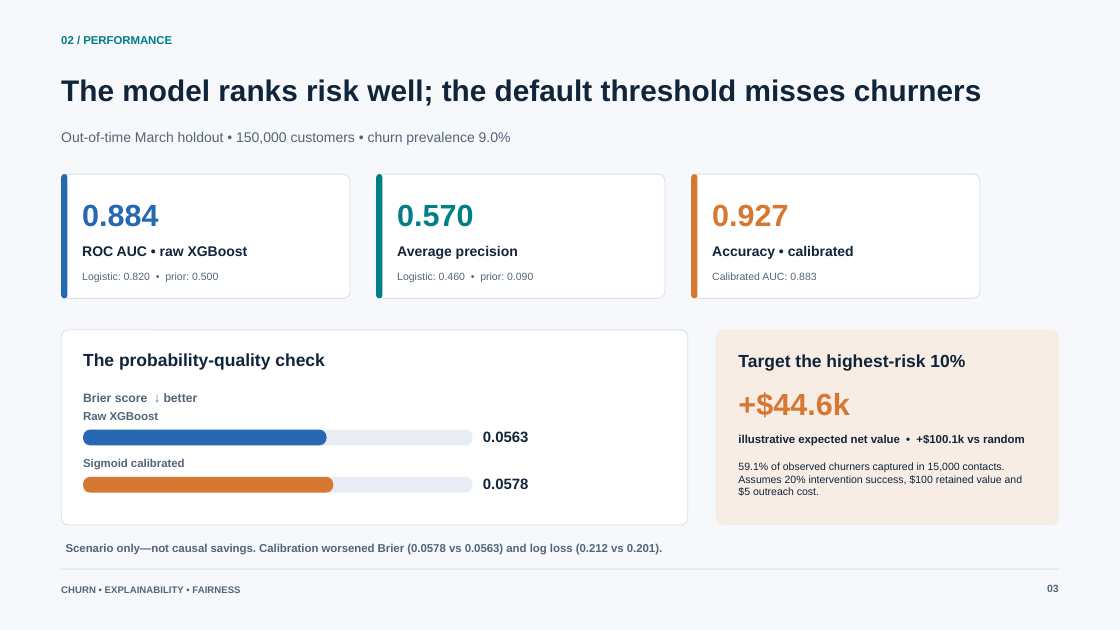
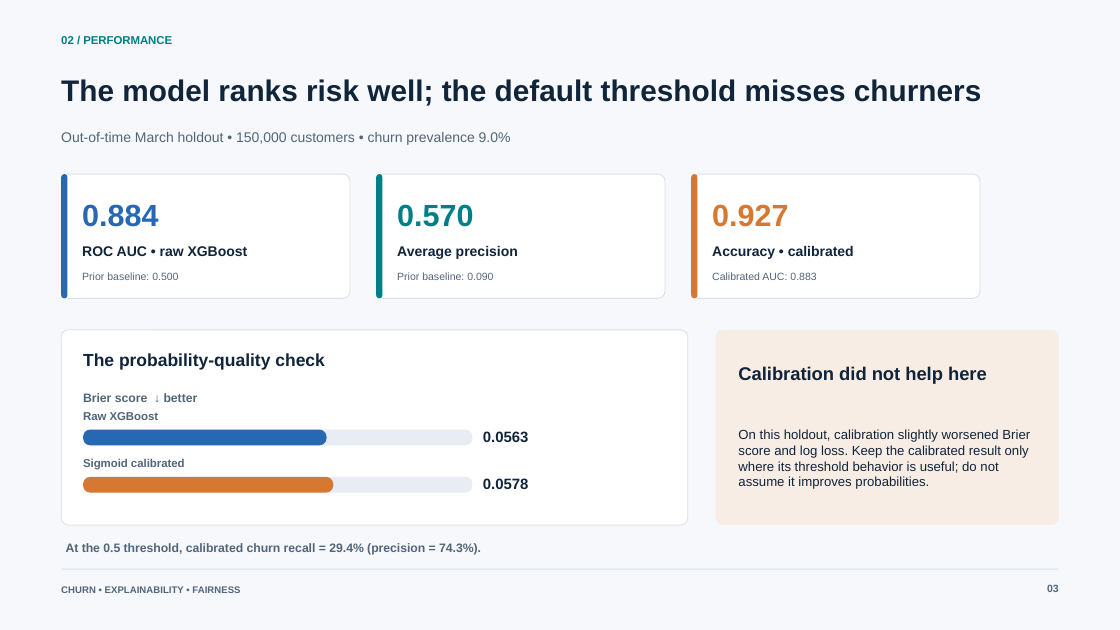
Before and after one commit to Mishti-05/Churn-Prediction-with-Explainability-and-Fairness-Audit, a slide deck: slide 3 of presentations/Churn_Prediction_Explainability_Fairness_KKBox_Interview_Final.pptx. Drawn at 1120x630 pixels with LibreOffice and Linux fonts; fonts in the diff are those of the drawing. Boxes give left, top, right and bottom in pixels: in the first picture for what was removed or moved away, otherwise in the second. Text is boxed around its words. In the diff, an @@ line names an element or a change of style, - is before the commit and + after.

```diff
--- a/presentations/Churn_Prediction_Explainability_Fairness_KKBox_Interview_Final.pptx
+++ b/presentations/Churn_Prediction_Explainability_Fairness_KKBox_Interview_Final.pptx
@@ text at [82, 272, 178, 280]: text changed @@
-Logistic: 0.820 • prior: 0.500
+Prior baseline: 0.500
@@ text at [397, 272, 493, 280]: text changed @@
-Logistic: 0.460 • prior: 0.090
+Prior baseline: 0.090
@@ text at [738, 366, 987, 384]: text changed; size 15 to 15.8 pt @@
-Target the highest-risk 10%
+Calibration did not help here
@@ text at [738, 429, 1030, 489]: text changed; size 26.2 to 11.2 pt; text colour #D77832 to #10243A; bold off @@
-+$44.6k
+On this holdout, calibration slightly worsened Brier score and log loss. Keep the calibrated result only where its threshold behavior is useful; do not assume it improves probabilities.
@@ text removed at [738, 434, 1025, 446] @@
-illustrative expected net value • +$100.1k vs random
@@ text removed at [738, 462, 1023, 496] @@
-59.1% of observed churners captured in 15,000 contacts. Assumes 20% intervention success, $100 retained value and $5 outreach cost.
@@ text at [66, 543, 481, 555]: text changed; size 9.8 to 10.5 pt @@
-Scenario only—not causal savings. Calibration worsened Brier (0.0578 vs 0.0563) and log loss (0.212 vs 0.201).
+At the 0.5 threshold, calibrated churn recall = 29.4% (precision = 74.3%).
```
Also in this commit, not shown: 1 other slide changed.
